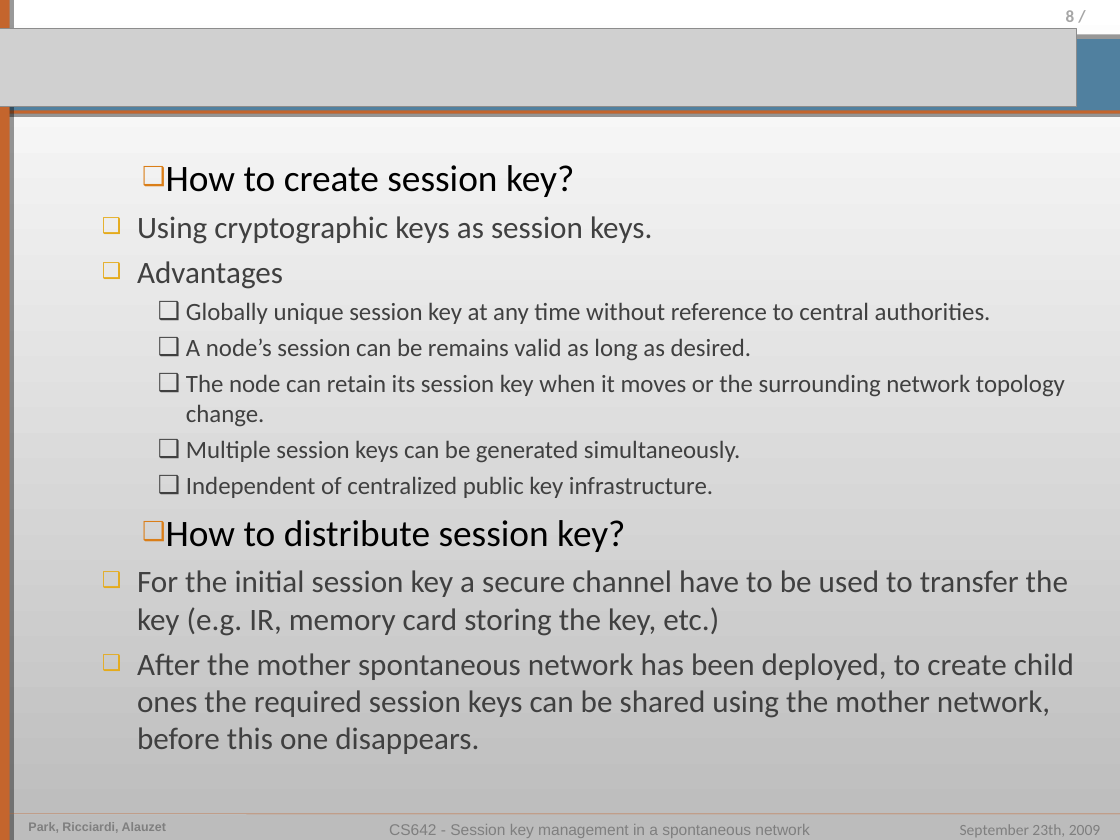
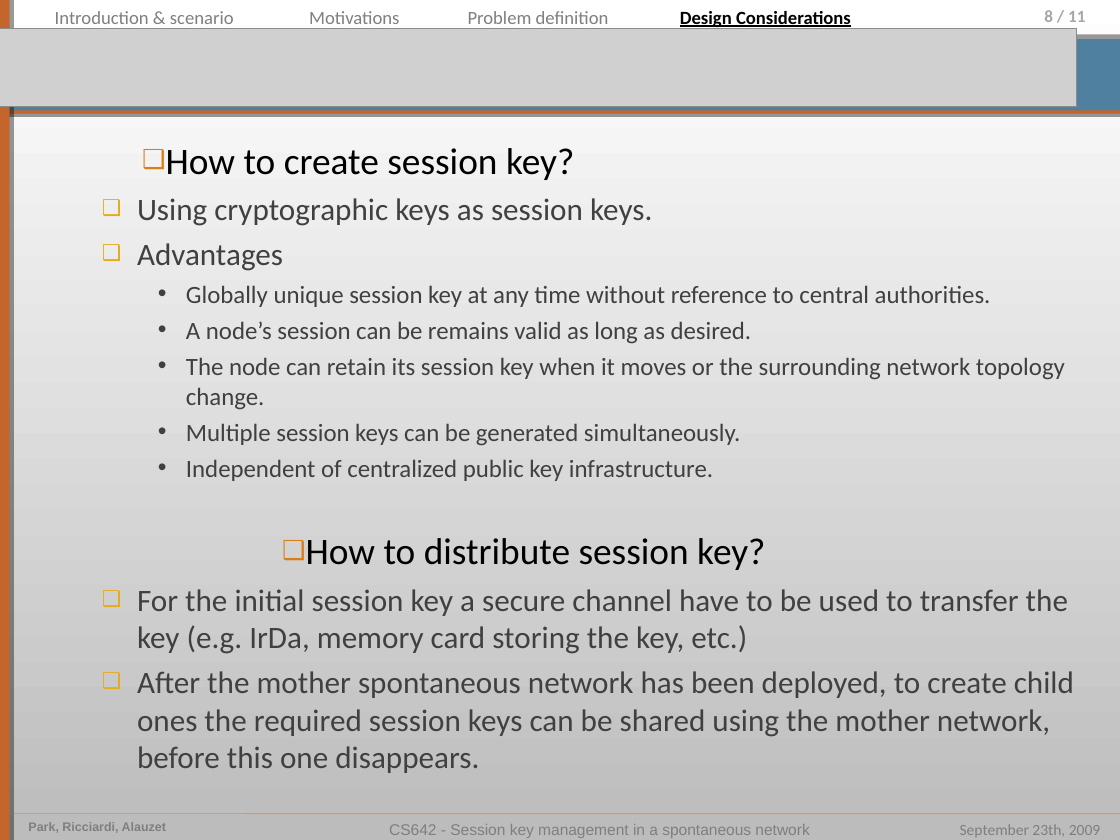
Before and after one commit to pierrealauzet/skemasnet, a slide deck: slide 8 of CS642_HGP_Proposal.ppt. Drawn at 1120x840 pixels with LibreOffice and Linux fonts; fonts in the diff are those of the drawing; grey boxes stand for pictures. Boxes give left, top, right and bottom in pixels: in the first picture for what was removed or moved away, otherwise in the second. Text is boxed around its words. In the diff, an @@ line names an element or a change of style, - is before the commit and + after.

```diff
--- a/CS642_HGP_Proposal.ppt
+++ b/CS642_HGP_Proposal.ppt
@@ text added at <box>55,11,234,30</box>, 12 pt, text #7F7F7F @@
+Introduction & scenario
@@ text added at <box>309,11,399,30</box>, 12 pt, text #7F7F7F @@
+Motivations
@@ text added at <box>468,11,609,30</box>, 12 pt, text #7F7F7F @@
+Problem definition
@@ text added at <box>680,9,851,29</box>, 12 pt, text #000000, bold, underline @@
+Design Considerations
@@ page number at <box>1044,10,1085,22</box>: text changed @@
-8 /
+8 / 11
@@ text "How to create session key?": place and size @@
-text "How to create session key?" at <box>137,165,1074,754</box>
+text "How to create session key?" at <box>137,148,1074,773</box>
@@ text at <box>186,285,1065,481</box>: bullet ❑ to • @@
@@ text at <box>137,589,1068,654</box>: text changed @@
-  ❑ For the initial session key a secure channel have to be used to transfer the key (e.g. IR, memory card storing the key, etc.)
+  ❑ For the initial session key a secure channel have to be used to transfer the key (e.g. IrDa, memory card storing the key, etc.)
```
Also in this commit, not shown: 9 other slides changed, 2 other files.
